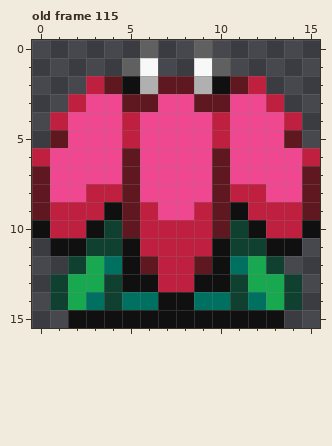
Two states of a pixel-art file, res/gfx/ase/actors.ase. Above: the version before the commit.
16x16 pixels, 115 frames. Colours within 5 levels of each other are drawn and written as one. Shown: old frame 115.
The same view after the edit:
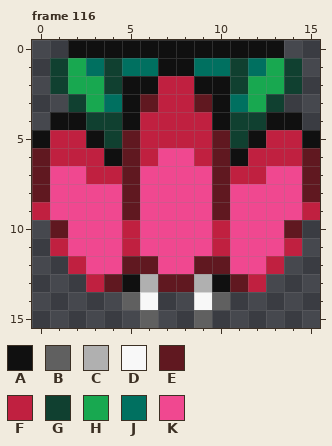
Palette (. is transparent): A #101010  B #606060  C #b0b0b0  D #f8f8f8  E #601820  F #c02040  G #104030  H #18a850  J #007060  K #f04890
A new or re-ordered frame is compared with the old frame closest to it.
Edits made:
frames 115 -> 116
Changed rows in their new state; - is an unchanged pixel.
Frame 116 is new; against old frame 115:
first column x 0:
 0 --AAAAAAAAAAAA--
 1 -GHJGJJAAJJGJHG-
 2 -GHHG-AFFA-GHHG-
 3 --GHJA-FF-AJHG--
 4 -AAGGAFFFFAGGAA-
 5 AFFAGEFFFFEGAFFA
 6 EFFFA-F--F-AFFFE
 7 ---FF------FF---
 8 ---KK------KK---
 9 FKKKK-K--K-KKKKF
10 .EKKKFKKKKFKKKE.
11 -FKKKFKKKKFKKKF-
12 --FKKE-KK-EKKF--
13 -..FE-CEEC-EF..-
14 -....BD..DB....-
15 --....B..B....--
Pixel boxes of the changes (left, top, right, bottom) in both pictures:
changed: (32, 40, 320, 328)
